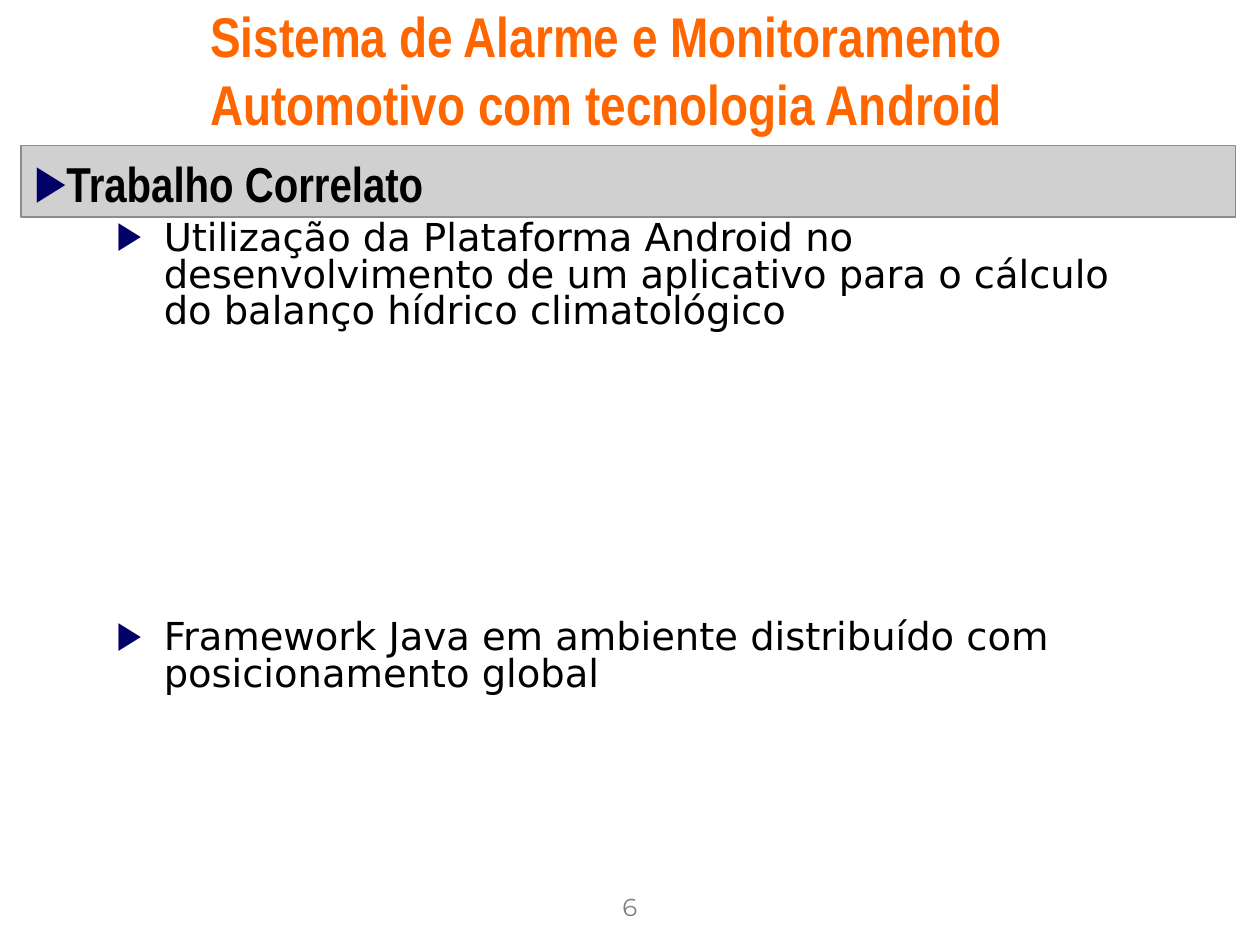
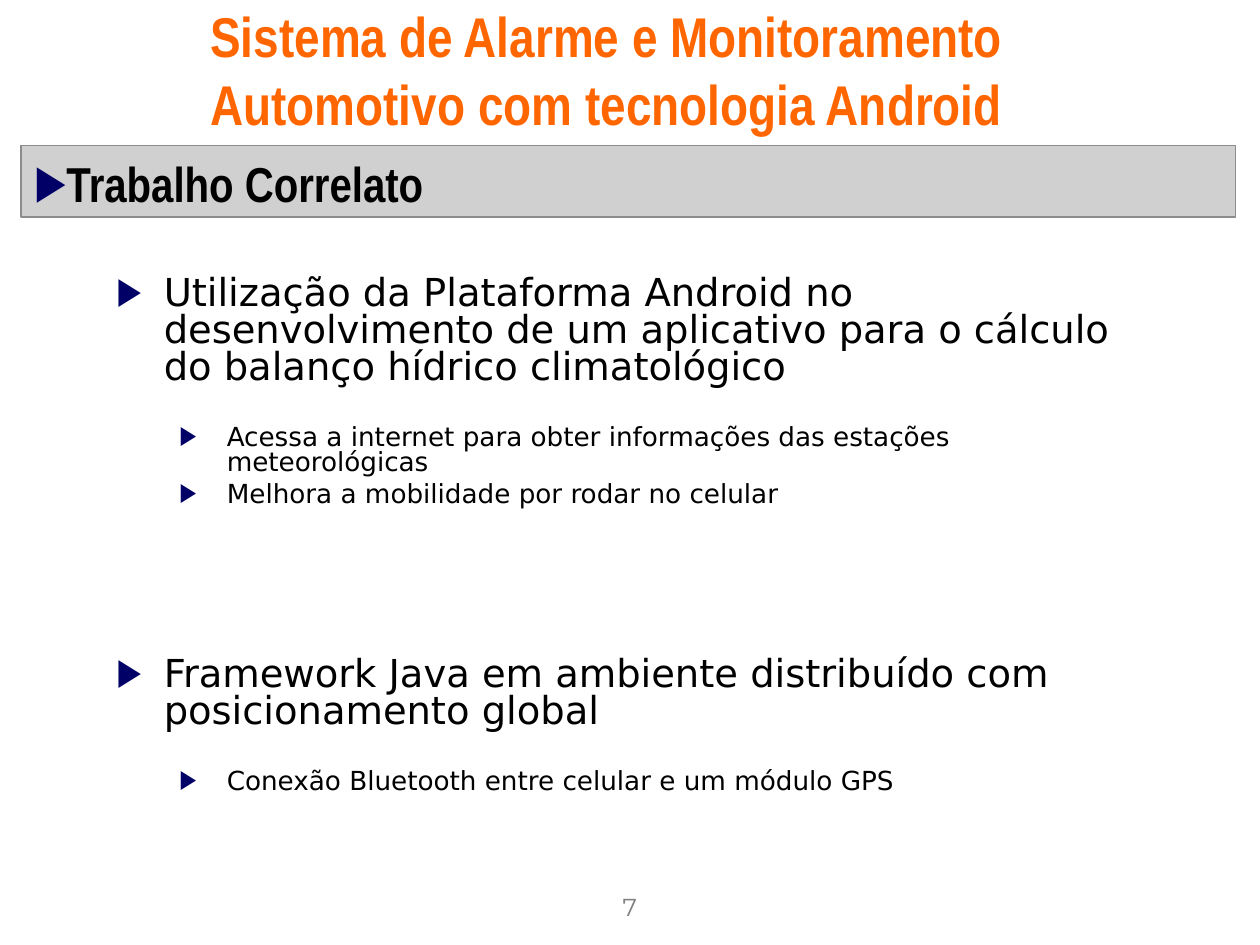
Before and after one commit to gabrielcedran/tcc-alarm-gsm, a slide deck: slide 7 of Docs/Apresentacao_padrao_Conic_2009.ppt (slide 6 before the commit). Drawn at 1260x945 pixels with LibreOffice and Linux fonts; fonts in the diff are those of the drawing; grey boxes stand for pictures; background and template pictures are left out. Boxes give left, top, right and bottom in pixels: in the first picture for what was removed or moved away, otherwise in the second. Text is boxed around its words. In the diff, an @@ line names an element or a change of style, - is before the commit and + after.

```diff
--- a/Docs/Apresentacao_padrao_Conic_2009.ppt
+++ b/Docs/Apresentacao_padrao_Conic_2009.ppt
@@ text at (227, 425, 949, 509): paragraphs added @@
+  ▶ Acessa a internet para obter informações das estações meteorológicas
+  ▶ Melhora a mobilidade por rodar no celular
@@ text at (227, 769, 894, 791): paragraph added @@
+  ▶ Conexão Bluetooth entre celular e um módulo GPS
@@ page number at (623, 899, 637, 916): text changed @@
-6
+7
```
Also in this commit, not shown: 3 other slides changed, 1 slide removed.
